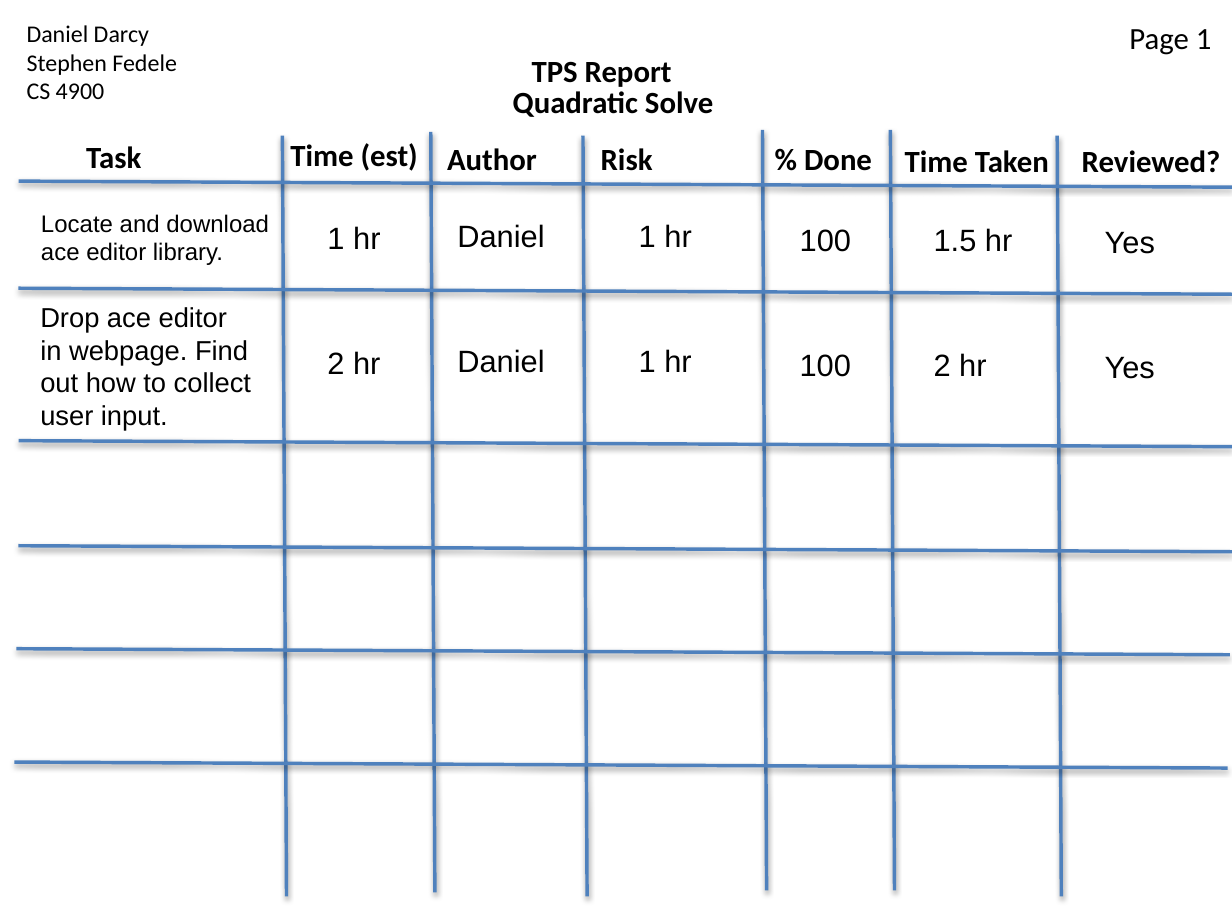
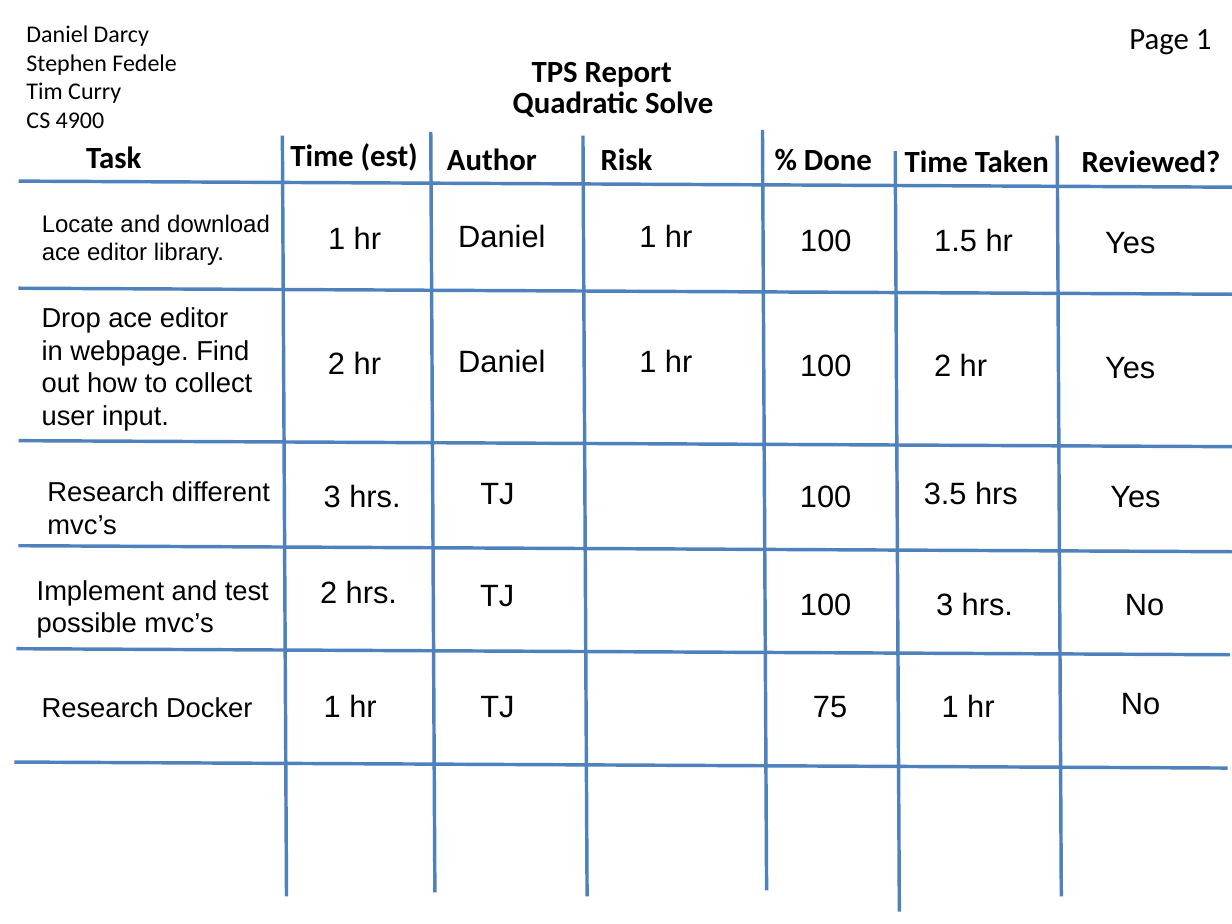
Before and after one commit to strangeprogrammer/ace, a slide deck: slide 2 of Tps_Storiess.pptx. Drawn at 1232x924 pixels with LibreOffice and Linux fonts; fonts in the diff are those of the drawing. Boxes give left, top, right and bottom in pixels: in the first picture for what was removed or moved away, otherwise in the second. Text is boxed around its words. In the diff, an @@ line names an element or a change of style, - is before the commit and + after.

```diff
--- a/Tps_Storiess.pptx
+++ b/Tps_Storiess.pptx
@@ text at (x1=26, y1=82, x2=121, y2=103): paragraph added @@
+Tim Curry
@@ line (282, 136) - (287, 897): stroke #4F81BD 2 pt to #4F81BD 2.01 pt @@
@@ line (431, 132) - (435, 892): stroke #4F81BD 2 pt to #4F81BD 2.01 pt @@
@@ line (583, 136) - (588, 897): stroke #4F81BD 2 pt to #4F81BD 2.01 pt @@
@@ line (763, 129) - (766, 891): stroke #4F81BD 2 pt to #4F81BD 2.01 pt @@
@@ line (1057, 136) - (1061, 897): stroke #4F81BD 2 pt to #4F81BD 2.01 pt @@
@@ line moved from (891, 129) - (894, 891) to (896, 152) - (899, 912) @@
@@ line (896, 152) - (899, 912): stroke #4F81BD 2 pt to #4F81BD 2.01 pt @@
@@ line (18, 181) - (1232, 187): stroke #4F81BD 2 pt to #4F81BD 2.01 pt @@
@@ line (18, 288) - (1232, 294): stroke #4F81BD 2 pt to #4F81BD 2.01 pt @@
@@ line (18, 441) - (1232, 447): stroke #4F81BD 2 pt to #4F81BD 2.01 pt @@
@@ text added at (x1=47, y1=481, x2=270, y2=535), 16 pt, text #000000 @@
+Research different mvc’s
@@ text added at (x1=324, y1=484, x2=400, y2=508), 18 pt, text #000000 @@
+3 hrs.
@@ text added at (x1=480, y1=482, x2=514, y2=505), 18 pt, text #000000 @@
+TJ
@@ text added at (x1=800, y1=485, x2=851, y2=508), 18 pt, text #000000 @@
+100
@@ text added at (x1=924, y1=481, x2=1018, y2=505), 18 pt, text #000000 @@
+3.5 hrs
@@ text added at (x1=1110, y1=485, x2=1160, y2=508), 18 pt, text #000000 @@
+Yes
@@ line (18, 546) - (1232, 552): stroke #4F81BD 2 pt to #4F81BD 2.01 pt @@
@@ text added at (x1=37, y1=580, x2=269, y2=638), 16 pt, text #000000 @@
+Implement and test possible mvc’s
@@ text added at (x1=320, y1=580, x2=397, y2=604), 18 pt, text #000000 @@
+2 hrs.
@@ text added at (x1=480, y1=584, x2=514, y2=607), 18 pt, text #000000 @@
+TJ
@@ text added at (x1=800, y1=593, x2=851, y2=616), 18 pt, text #000000 @@
+100
@@ text added at (x1=936, y1=592, x2=1013, y2=616), 18 pt, text #000000 @@
+3 hrs.
@@ text added at (x1=1125, y1=593, x2=1164, y2=616), 18 pt, text #000000 @@
+No
@@ line (16, 649) - (1230, 654): stroke #4F81BD 2 pt to #4F81BD 2.01 pt @@
@@ text added at (x1=42, y1=697, x2=252, y2=718), 16 pt, text #000000 @@
+Research Docker
@@ text added at (x1=324, y1=694, x2=376, y2=717), 18 pt, text #000000 @@
+1 hr
@@ text added at (x1=480, y1=695, x2=514, y2=718), 18 pt, text #000000 @@
+TJ
@@ text added at (x1=813, y1=695, x2=847, y2=718), 18 pt, text #000000 @@
+75
@@ text added at (x1=942, y1=694, x2=994, y2=717), 18 pt, text #000000 @@
+1 hr
@@ text added at (x1=1121, y1=692, x2=1160, y2=715), 18 pt, text #000000 @@
+No
@@ line (15, 763) - (1227, 768): stroke #4F81BD 2 pt to #4F81BD 2.01 pt @@
```
Also in this commit, not shown: 3 other slides changed.
